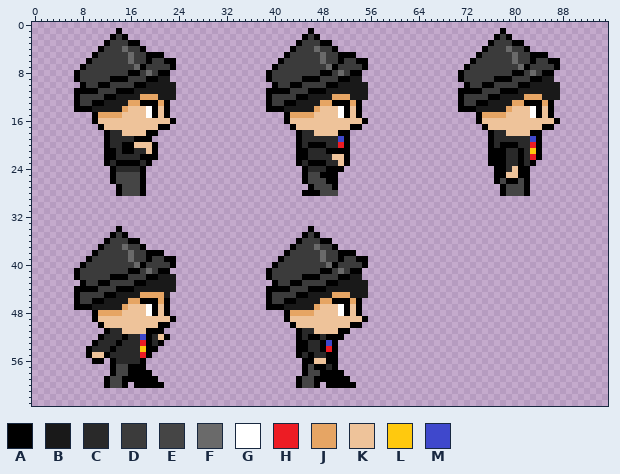
Two states of a sprite sheet, Assets/Sprites/Characters/DannyDenaro/right run-Sheet.png. This is how it looked before the edit.
The file is 96x64 pixels.
Palette (. is transparent): A #000000  B #191919  C #292929  D #3b3b3b  E #454545  F #6a6a6a  G #ffffff  H #ed1c24  J #e6a564  K #eec39a  L #ffc90e  M #3f48cc
The result:
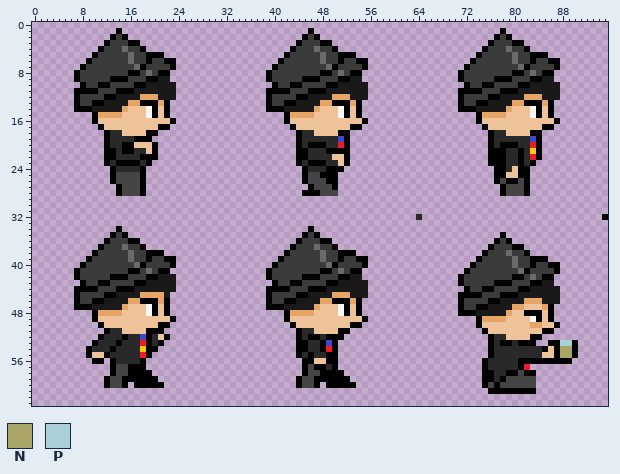
Colours new in this view: N #aaa566  P #abd0d8
Change:
colour G: #ffffff -> #f8f8f8
Changed rows in their new state; - is a pixel that keeps its letter.
first column x 64:
32 C------------------------------A
35 --------------A-----------------
36 -------------ADA----------------
37 ------------ADDDAA--------------
38 -----------ADDDFDDA-------------
39 ----------ADDDDDFDDAAA----------
40 ---------ADDDDDDFDDADDAA--------
41 --------ADDDDDDDDFADDDDA--------
42 -------ADDDDDDDDAADFDAA---------
43 -------ADDDDDAAADDDAABB---------
44 --------ADDAADDDDAABBBBB--------
45 -------AAAADDDAAABBBBBBB--------
46 -------ADDDDAABBBBJJJBBB--------
47 -------ADDAABBBBJJKKKJA---------
48 -------AAABBBBBJKKAAAKA---------
49 ----------AJJJJKKKKGAKA---------
50 ----------AKKKKKKKKJJKKA--------
51 -----------AKKKKKKKKKAA---------
52 ------------ACCKKKKAA-----------
53 ------------ACAACAAA--AAPPA-----
54 ------------ACCCCCCCCAKANNA-----
55 ------------ACCCCCCCCKKANNA-----
56 -----------ACCCCCAAAAAAAAA------
57 -----------ACCCCCAH-------------
58 -----------AACCAAEAA------------
59 -----------AACAEEEEE------------
60 -----------AEAEEEEEE------------
61 ------------AAAAAAAA------------
